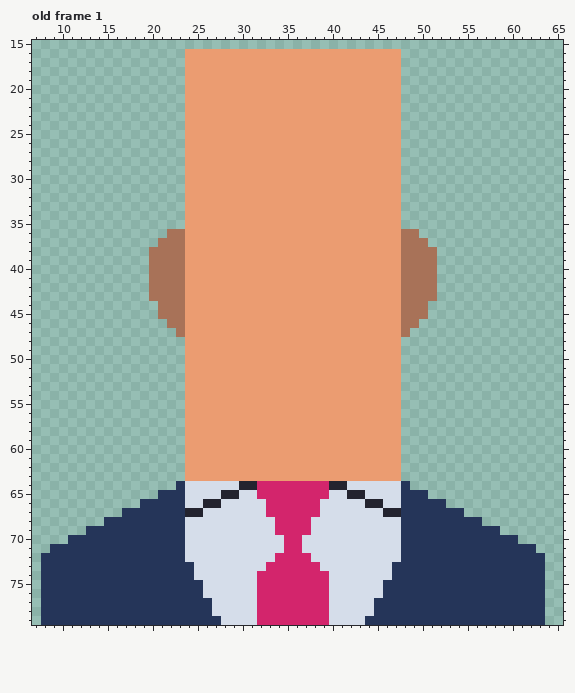
One commit to this pixel-art file: assets/characters.aseprite. Above: the version before the commit.
72x80 pixels, 1 frame. Shown: old frame 1: x 7..65, y 15..79. The commit also changed other frames, which this record leaves out.
The result:
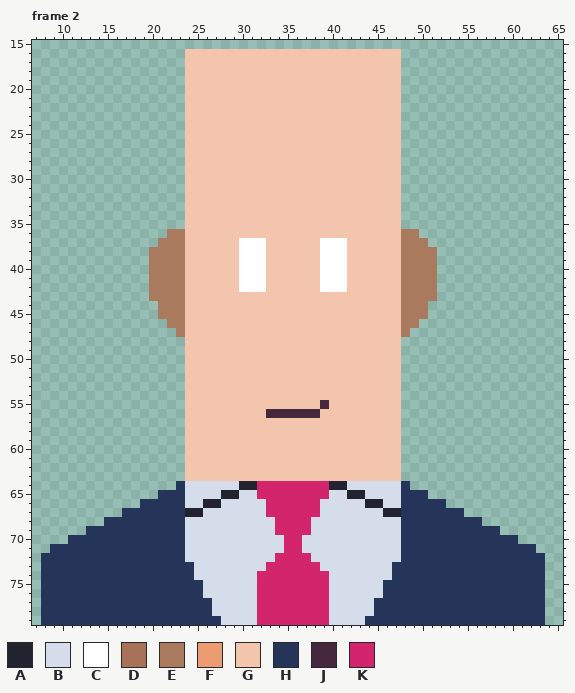
Palette (. is transparent): A #23232f  B #d5ddea  C #ffffff  D #a87258  E #aa7a5f  F #eb9c71  G #f3c5ac  H #253559  J #45283c  K #d3256c
A new or re-ordered frame is compared with the old frame closest to it.
Edits made:
frames 1 -> 4
--- frame 2 is new; against old frame 1
@@ x 18..53 @@
 15 ....................................
-16 ......FFFFFFFFFFFFFFFFFFFFFFFF......
-17 ......FFFFFFFFFFFFFFFFFFFFFFFF......
-18 ......FFFFFFFFFFFFFFFFFFFFFFFF......
-19 ......FFFFFFFFFFFFFFFFFFFFFFFF......
-20 ......FFFFFFFFFFFFFFFFFFFFFFFF......
-21 ......FFFFFFFFFFFFFFFFFFFFFFFF......
-22 ......FFFFFFFFFFFFFFFFFFFFFFFF......
-23 ......FFFFFFFFFFFFFFFFFFFFFFFF......
-24 ......FFFFFFFFFFFFFFFFFFFFFFFF......
-25 ......FFFFFFFFFFFFFFFFFFFFFFFF......
-26 ......FFFFFFFFFFFFFFFFFFFFFFFF......
-27 ......FFFFFFFFFFFFFFFFFFFFFFFF......
-28 ......FFFFFFFFFFFFFFFFFFFFFFFF......
-29 ......FFFFFFFFFFFFFFFFFFFFFFFF......
-30 ......FFFFFFFFFFFFFFFFFFFFFFFF......
-31 ......FFFFFFFFFFFFFFFFFFFFFFFF......
-32 ......FFFFFFFFFFFFFFFFFFFFFFFF......
-33 ......FFFFFFFFFFFFFFFFFFFFFFFF......
-34 ......FFFFFFFFFFFFFFFFFFFFFFFF......
-35 ......FFFFFFFFFFFFFFFFFFFFFFFF......
-36 ....DDFFFFFFFFFFFFFFFFFFFFFFFFDD....
-37 ...DDDFFFFFFFFFFFFFFFFFFFFFFFFDDD...
-38 ..DDDDFFFFFFFFFFFFFFFFFFFFFFFFDDDD..
-39 ..DDDDFFFFFFFFFFFFFFFFFFFFFFFFDDDD..
-40 ..DDDDFFFFFFFFFFFFFFFFFFFFFFFFDDDD..
-41 ..DDDDFFFFFFFFFFFFFFFFFFFFFFFFDDDD..
-42 ..DDDDFFFFFFFFFFFFFFFFFFFFFFFFDDDD..
-43 ..DDDDFFFFFFFFFFFFFFFFFFFFFFFFDDDD..
-44 ...DDDFFFFFFFFFFFFFFFFFFFFFFFFDDD...
-45 ...DDDFFFFFFFFFFFFFFFFFFFFFFFFDDD...
-46 ....DDFFFFFFFFFFFFFFFFFFFFFFFFDD....
-47 .....DFFFFFFFFFFFFFFFFFFFFFFFFD.....
-48 ......FFFFFFFFFFFFFFFFFFFFFFFF......
-49 ......FFFFFFFFFFFFFFFFFFFFFFFF......
-50 ......FFFFFFFFFFFFFFFFFFFFFFFF......
-51 ......FFFFFFFFFFFFFFFFFFFFFFFF......
-52 ......FFFFFFFFFFFFFFFFFFFFFFFF......
-53 ......FFFFFFFFFFFFFFFFFFFFFFFF......
-54 ......FFFFFFFFFFFFFFFFFFFFFFFF......
-55 ......FFFFFFFFFFFFFFFFFFFFFFFF......
-56 ......FFFFFFFFFFFFFFFFFFFFFFFF......
-57 ......FFFFFFFFFFFFFFFFFFFFFFFF......
-58 ......FFFFFFFFFFFFFFFFFFFFFFFF......
-59 ......FFFFFFFFFFFFFFFFFFFFFFFF......
-60 ......FFFFFFFFFFFFFFFFFFFFFFFF......
-61 ......FFFFFFFFFFFFFFFFFFFFFFFF......
-62 ......FFFFFFFFFFFFFFFFFFFFFFFF......
-63 ......FFFFFFFFFFFFFFFFFFFFFFFF......
+16 ......GGGGGGGGGGGGGGGGGGGGGGGG......
+17 ......GGGGGGGGGGGGGGGGGGGGGGGG......
+18 ......GGGGGGGGGGGGGGGGGGGGGGGG......
+19 ......GGGGGGGGGGGGGGGGGGGGGGGG......
+20 ......GGGGGGGGGGGGGGGGGGGGGGGG......
+21 ......GGGGGGGGGGGGGGGGGGGGGGGG......
+22 ......GGGGGGGGGGGGGGGGGGGGGGGG......
+23 ......GGGGGGGGGGGGGGGGGGGGGGGG......
+24 ......GGGGGGGGGGGGGGGGGGGGGGGG......
+25 ......GGGGGGGGGGGGGGGGGGGGGGGG......
+26 ......GGGGGGGGGGGGGGGGGGGGGGGG......
+27 ......GGGGGGGGGGGGGGGGGGGGGGGG......
+28 ......GGGGGGGGGGGGGGGGGGGGGGGG......
+29 ......GGGGGGGGGGGGGGGGGGGGGGGG......
+30 ......GGGGGGGGGGGGGGGGGGGGGGGG......
+31 ......GGGGGGGGGGGGGGGGGGGGGGGG......
+32 ......GGGGGGGGGGGGGGGGGGGGGGGG......
+33 ......GGGGGGGGGGGGGGGGGGGGGGGG......
+34 ......GGGGGGGGGGGGGGGGGGGGGGGG......
+35 ......GGGGGGGGGGGGGGGGGGGGGGGG......
+36 ....EEGGGGGGGGGGGGGGGGGGGGGGGGEE....
+37 ...EEEGGGGGGCCCGGGGGGCCCGGGGGGEEE...
+38 ..EEEEGGGGGGCCCGGGGGGCCCGGGGGGEEEE..
+39 ..EEEEGGGGGGCCCGGGGGGCCCGGGGGGEEEE..
+40 ..EEEEGGGGGGCCCGGGGGGCCCGGGGGGEEEE..
+41 ..EEEEGGGGGGCCCGGGGGGCCCGGGGGGEEEE..
+42 ..EEEEGGGGGGCCCGGGGGGCCCGGGGGGEEEE..
+43 ..EEEEGGGGGGGGGGGGGGGGGGGGGGGGEEEE..
+44 ...EEEGGGGGGGGGGGGGGGGGGGGGGGGEEE...
+45 ...EEEGGGGGGGGGGGGGGGGGGGGGGGGEEE...
+46 ....EEGGGGGGGGGGGGGGGGGGGGGGGGEE....
+47 .....EGGGGGGGGGGGGGGGGGGGGGGGGE.....
+48 ......GGGGGGGGGGGGGGGGGGGGGGGG......
+49 ......GGGGGGGGGGGGGGGGGGGGGGGG......
+50 ......GGGGGGGGGGGGGGGGGGGGGGGG......
+51 ......GGGGGGGGGGGGGGGGGGGGGGGG......
+52 ......GGGGGGGGGGGGGGGGGGGGGGGG......
+53 ......GGGGGGGGGGGGGGGGGGGGGGGG......
+54 ......GGGGGGGGGGGGGGGGGGGGGGGG......
+55 ......GGGGGGGGGGGGGGGJGGGGGGGG......
+56 ......GGGGGGGGGJJJJJJGGGGGGGGG......
+57 ......GGGGGGGGGGGGGGGGGGGGGGGG......
+58 ......GGGGGGGGGGGGGGGGGGGGGGGG......
+59 ......GGGGGGGGGGGGGGGGGGGGGGGG......
+60 ......GGGGGGGGGGGGGGGGGGGGGGGG......
+61 ......GGGGGGGGGGGGGGGGGGGGGGGG......
+62 ......GGGGGGGGGGGGGGGGGGGGGGGG......
+63 ......GGGGGGGGGGGGGGGGGGGGGGGG......
 64 .....HBBBBBBAAKKKKKKKKAABBBBBBH.....
Where, in picture pixels (left, top, right, bottom), the same in both pictures:
changed: (149, 49, 437, 481)
